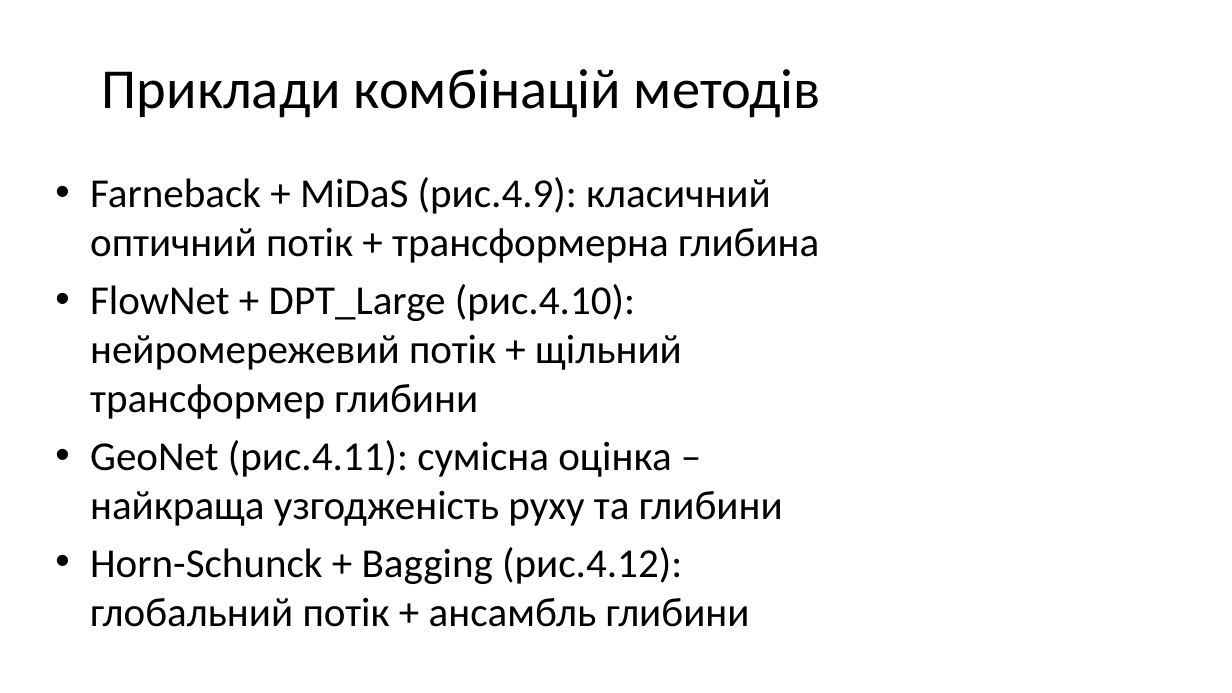
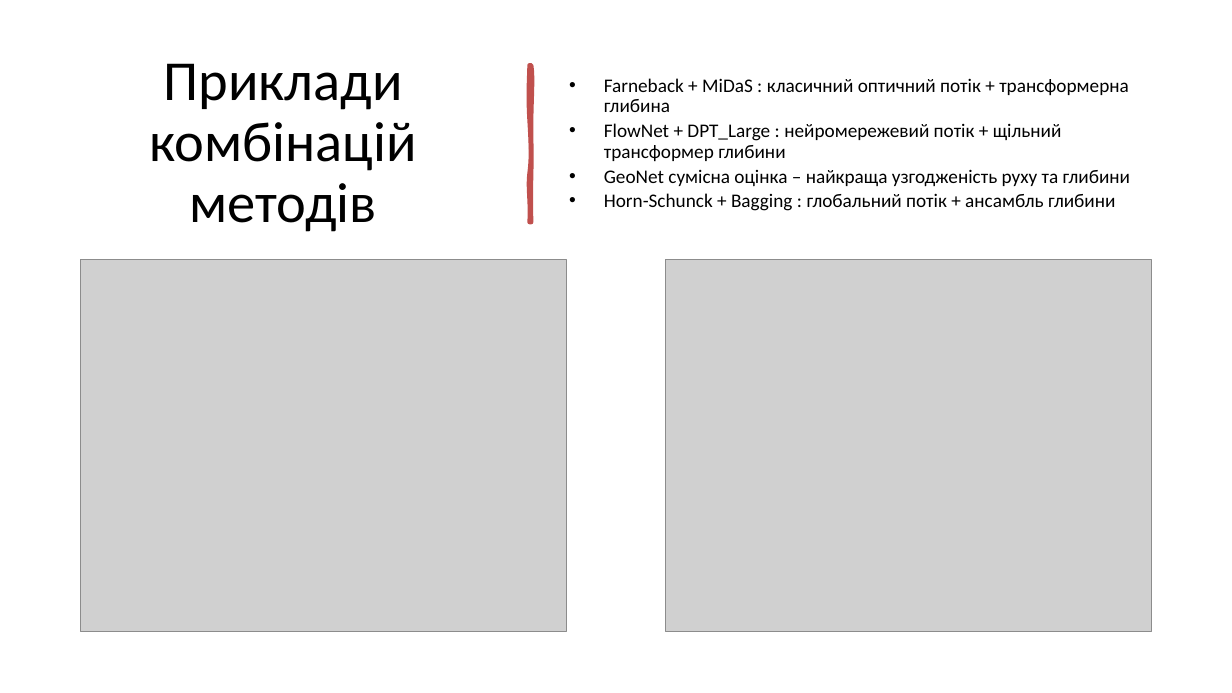
Before and after one commit to ly0wenka/dis_f, a slide deck: slide 32 of dissertation_Kondratov_full_37slides.pptx. Drawn at 1232x693 pixels with LibreOffice and Linux fonts; fonts in the diff are those of the drawing; grey boxes stand for pictures. Boxes give left, top, right and bottom in pixels: in the first picture for what was removed or moved away, otherwise in the second. Text is boxed around its words. In the diff, an @@ line names an element or a change of style, - is before the commit and + after.

```diff
--- a/dissertation_Kondratov_full_37slides.pptx
+++ b/dissertation_Kondratov_full_37slides.pptx
@@ title "Приклади комбінацій методів": place and size @@
-title "Приклади комбінацій методів" at [102,69,821,118]
+title "Приклади комбінацій методів" at [149,63,416,232]
@@ title "Приклади комбінацій методів" at [149,63,416,232]: line spacing 1 to 0.9 @@
@@ text "Farneback + MiDaS : класичний ..." at [604,78,1130,211]: vertical alignment top to middle @@
@@ freeform shape added at [530,65,531,222], fill #C0504D, outline #C0504D 3.25 pt @@
@@ text at [604,78,1130,211]: text changed; size 32 to 15 pt @@
-• Farneback + MiDaS (рис.4.9): класичний оптичний потік + трансформерна глибина
-• FlowNet + DPT_Large (рис.4.10): нейромережевий потік + щільний трансформер глибини
-• GeoNet (рис.4.11): сумісна оцінка – найкраща узгодженість руху та глибини
-• Horn-Schunck + Bagging (рис.4.12): глобальний потік + ансамбль глибини
+• Farneback + MiDaS : класичний оптичний потік + трансформерна глибина
+• FlowNet + DPT_Large : нейромережевий потік + щільний трансформер глибини
+• GeoNet сумісна оцінка – найкраща узгодженість руху та глибини
+• Horn-Schunck + Bagging : глобальний потік + ансамбль глибини
@@ picture added at [80,260,567,631] @@
@@ picture added at [665,260,1152,631] @@
```
Also in this commit, not shown: 36 other slides changed, 1 other file.
